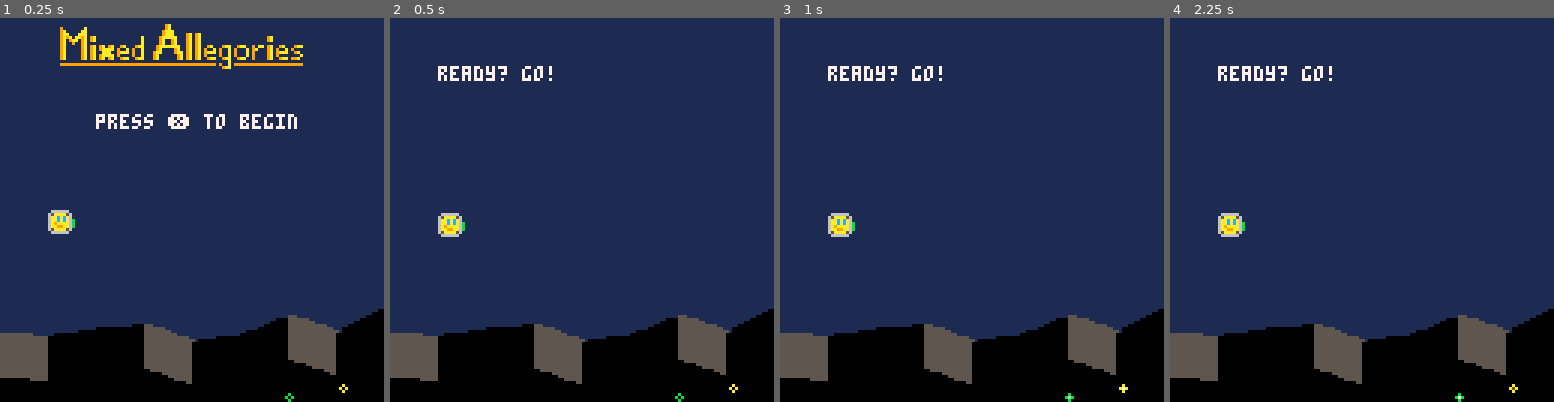
Above: before the commit, frames 1-4 (left to right).
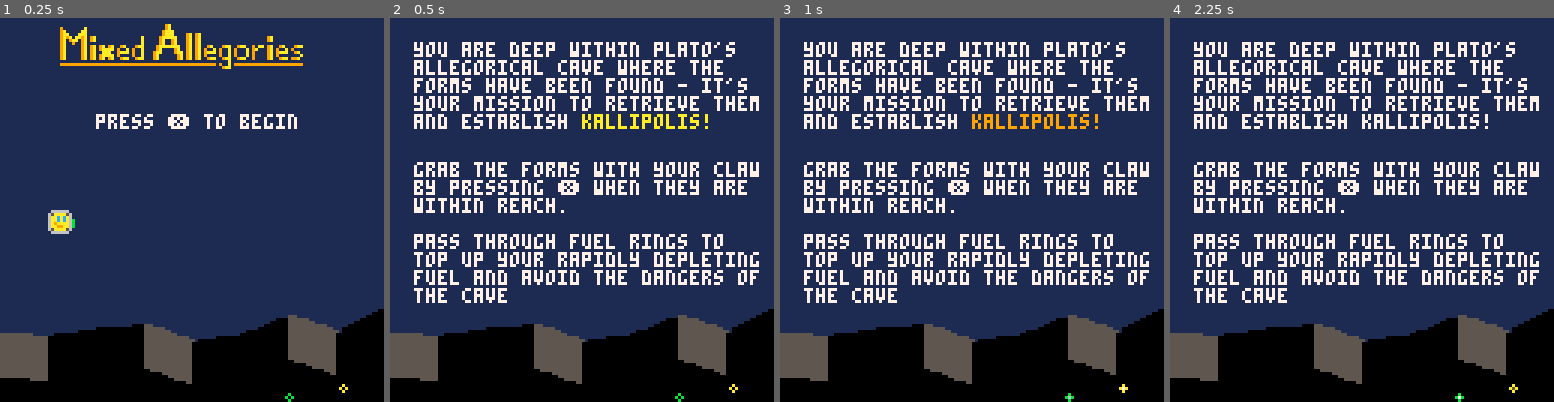
Above: after the commit, the same moments.

Repository: broquaint/pico8-carts
Game: PICO-8 cartridge eggjam3.p8
Two runs of this game, one before a commit and one after it. Both use one fixed random seed, a clock stepped at 60 frames per second and the inputs below.
Inputs:
- Up to frame 1 (0.25 s): no input
- Up to frame 2 (0.5 s): tap X (X key) at 0.33 s
- Up to frame 3 (1 s): tap O (Z key) at 0.7 s
- Up to frame 4 (2.25 s): tap X (X key) at 1.07, 1.85 s; hold Right 1.6-2.1 s; tap O (Z key) at 1.7, 2.1 s; hold Up from 2.15 s (still down)

Frame 1 is identical in both runs. In frame 2, 15% of the frame differs, in the area x 6-97%, y 6-75%; in frame 3, 15%; in frame 4, 15%.

Commit message:
Add some exposition
At least it's vaguely coherent now.

Diff:
--- a/eggjam3.p8
+++ b/eggjam3.p8
@@ -672,8 +672,50 @@
    print('press ❎ to begin', 32, 32, white)
 end
 
+dazzling = {
+   on = false,
+   colour = white
+}
 function draw_exposition()
-   print('ready? go!', 16, 16, white)
+   -- Probably unnecessary.
+   rectfill(0, 0, 128, 96, navy)
+
+   local msg = [[
+you are deep within plato's
+allegorical cave where the
+forms have been found - it's
+your mission to retrieve them
+and establish
+]]
+    print(msg, 8, 8, white)
+    print('kallipolis!', 64, 32, dazzling.colour)
+
+    local function dazzle()
+       local c = {white,yellow,orange}
+       while current_state == game_state_splaining do
+          local rem = frame_count % 30
+          dazzling.colour = rem < 10 and white or rem < 20 and yellow or orange
+          yield()
+       end
+       dazzling.on = false
+    end
+    if not dazzling.on then
+       animate(dazzle)
+       dazzling.on = true
+    end
+
+    msg = [[
+grab the forms with your claw
+by pressing ❎ when they are
+within reach.
+
+pass through fuel rings to
+top up your rapidly depleting
+fuel and avoid the dangers of
+the cave
+]]
+
+   print(msg, 8, 48, white)
 end
 
 function draw_exit()
@@ -737,13 +779,15 @@
    end
 
    local px = flr(player_x + cam_x)
-   -- Player "ship"
-   spr(1, px, player_y)
-   if claw.extending then
-      line(px+8, player_y+4, px+8+claw.length, player_y+4, green)
-      spr(claw.anim_at, px+8+claw.length, player_y)
-   else
-      spr(11, px+8, player_y)
+   if current_state != game_state_splaining then
+      -- Player "ship"
+      spr(1, px, player_y)
+      if claw.extending then
+         line(px+8, player_y+4, px+8+claw.length, player_y+4, green)
+         spr(claw.anim_at, px+8+claw.length, player_y)
+      else
+         spr(11, px+8, player_y)
+      end
    end
 
    if current_state == game_state_gaming then
